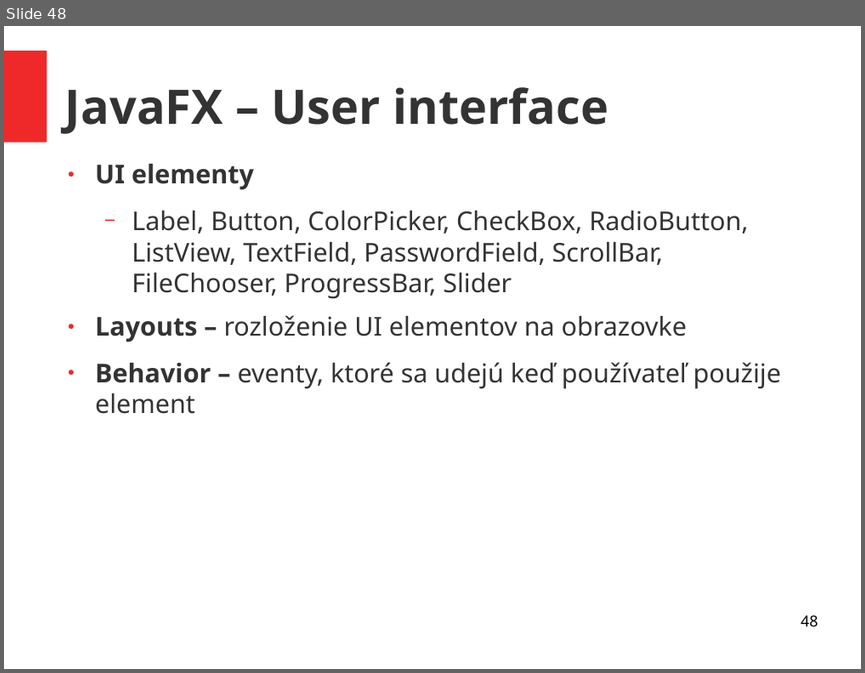
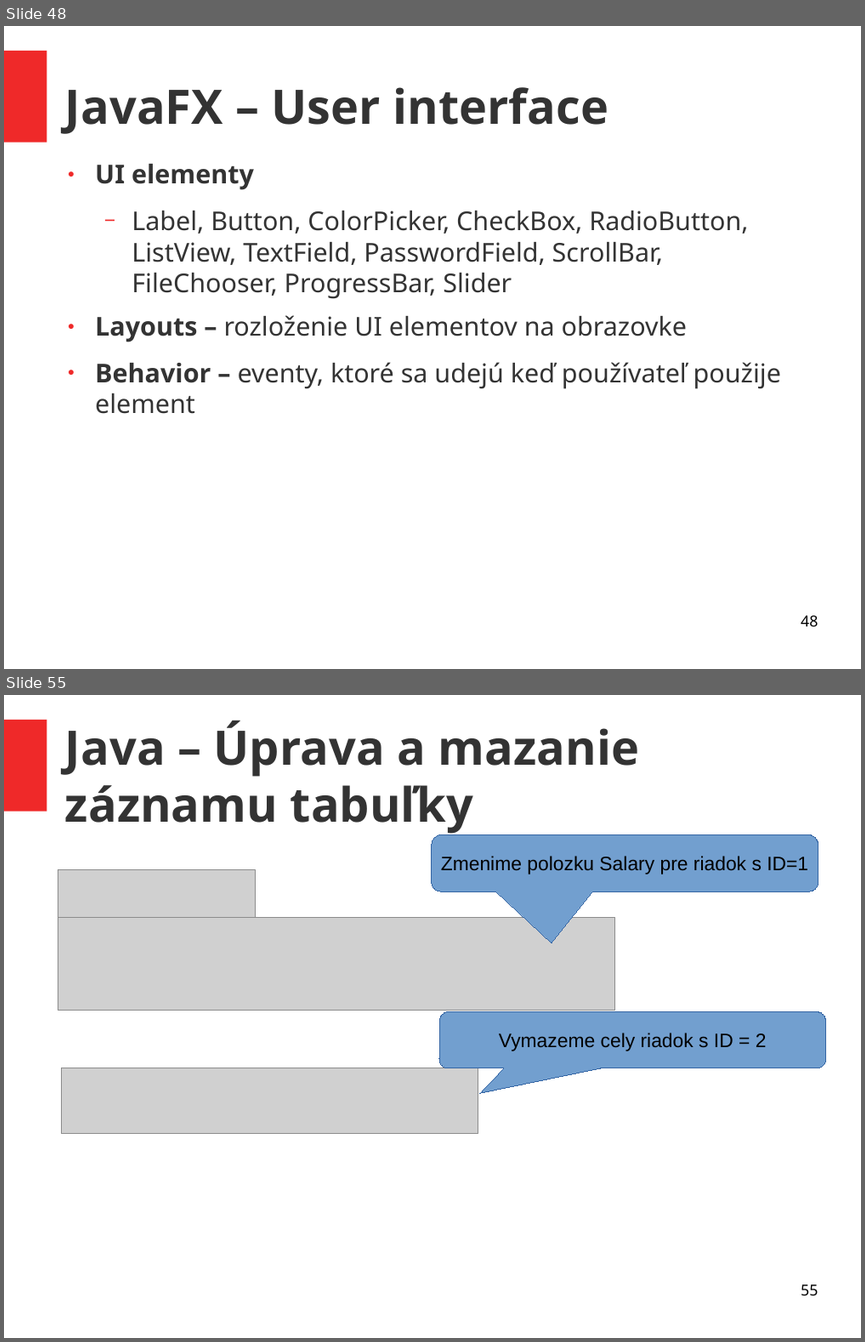
Before and after one commit to ukf-michalkohutek/prezentacia, a slide deck: seminar2.odp. Shown one above the other, each under a label of ours: slide 48 before the commit, slides 48 and 55 after it; the slides between them are not shown. The pictures are 865x673 and 865x1342 pixels, drawn with LibreOffice and Linux fonts; fonts in the diff are those of the drawing; grey boxes stand for pictures. Boxes give left, top, right and bottom in pixels: in the first picture for what was removed or moved away, otherwise in the second. Text is boxed around its words. In the diff, an @@ line names an element or a change of style, - is before the commit and + after.

```diff
--- a/seminar2.odp
+++ b/seminar2.odp
@@ slide 55 added at bbox=[4, 695, 861, 1338], background #FFFFFF; not listed: 1 template element that a slide beside it also shows @@
@@ title added at bbox=[65, 721, 639, 834], 44 pt, text #333333, bold @@
+Java – Úprava a mazanie záznamu tabuľky
@@ rounded speech box added at bbox=[432, 835, 818, 891], fill #729FCF, outline #3465A4 0 pt, 18 pt, text #000000 @@
+Zmenime polozku Salary pre riadok s ID=1
@@ picture added at bbox=[58, 870, 255, 918] @@
@@ picture added at bbox=[58, 918, 615, 1009] @@
@@ rounded speech box added at bbox=[439, 1011, 826, 1068], fill #729FCF, outline #3465A4 0 pt, 18 pt, text #000000 @@
+Vymazeme cely riadok s ID = 2
@@ picture added at bbox=[62, 1068, 478, 1133] @@
@@ page number added at bbox=[800, 1284, 817, 1296], 14 pt, text #000000 @@
+55
```
Also in this commit, not shown: 11 other slides added, 1 other file.
